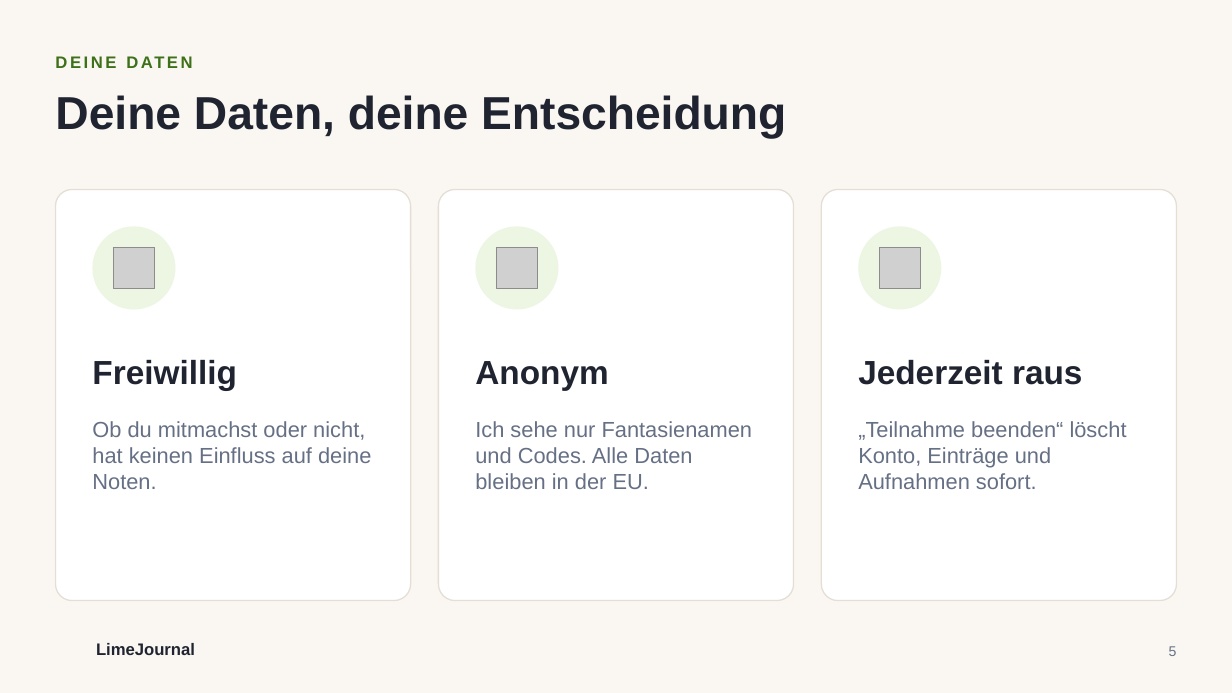
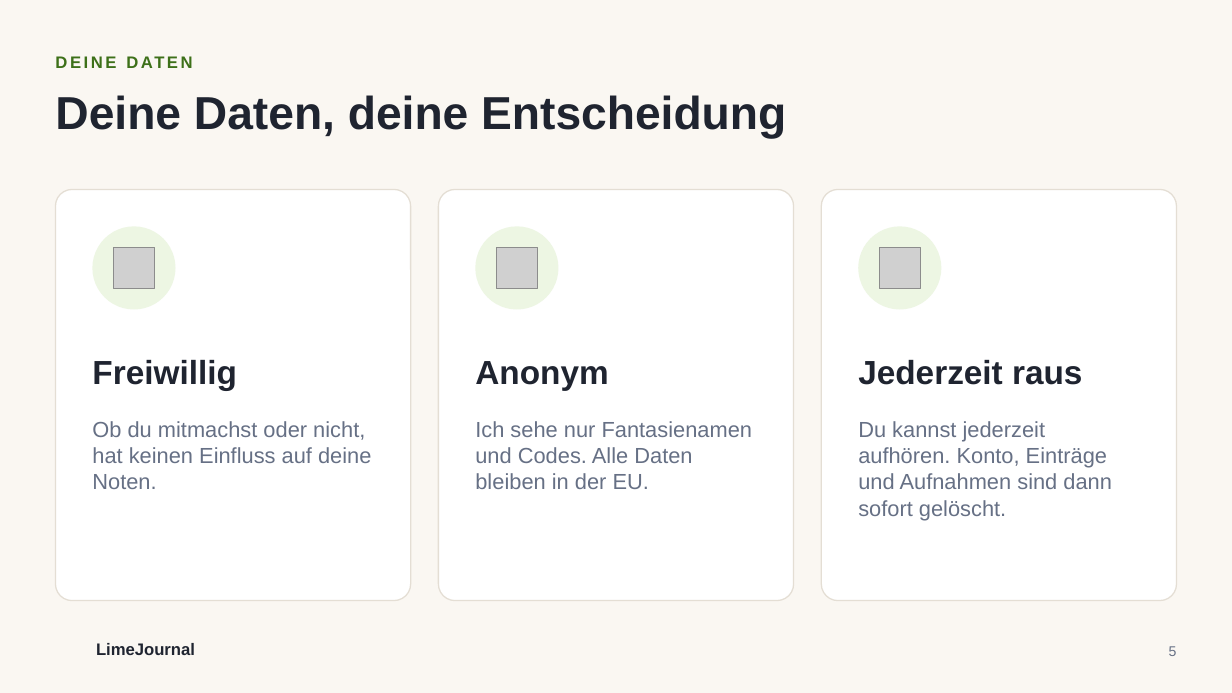
Before and after one commit to christian-klng/journaling-app, a slide deck: slide 5 of praesentation/LimeJournal-Studie.pptx. Drawn at 1232x693 pixels with LibreOffice and Linux fonts; fonts in the diff are those of the drawing; grey boxes stand for pictures; background and template pictures are left out. Boxes give left, top, right and bottom in pixels: in the first picture for what was removed or moved away, otherwise in the second. Text is boxed around its words. In the diff, an @@ line names an element or a change of style, - is before the commit and + after.

```diff
--- a/praesentation/LimeJournal-Studie.pptx
+++ b/praesentation/LimeJournal-Studie.pptx
@@ text at box(858, 421, 1112, 520): text changed @@
-„Teilnahme beenden“ löscht Konto, Einträge und Aufnahmen sofort.
+Du kannst jederzeit aufhören. Konto, Einträge und Aufnahmen sind dann sofort gelöscht.
```
